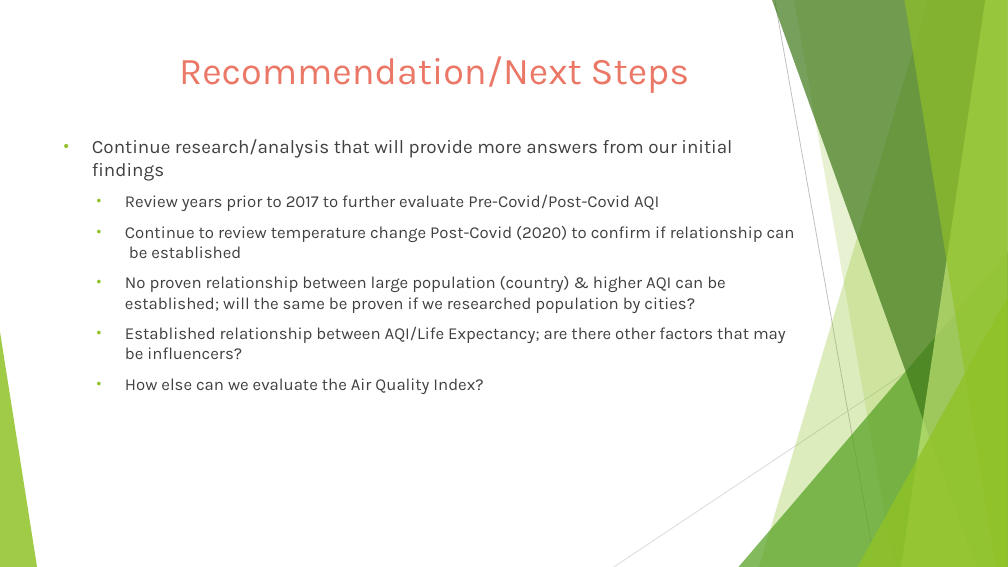
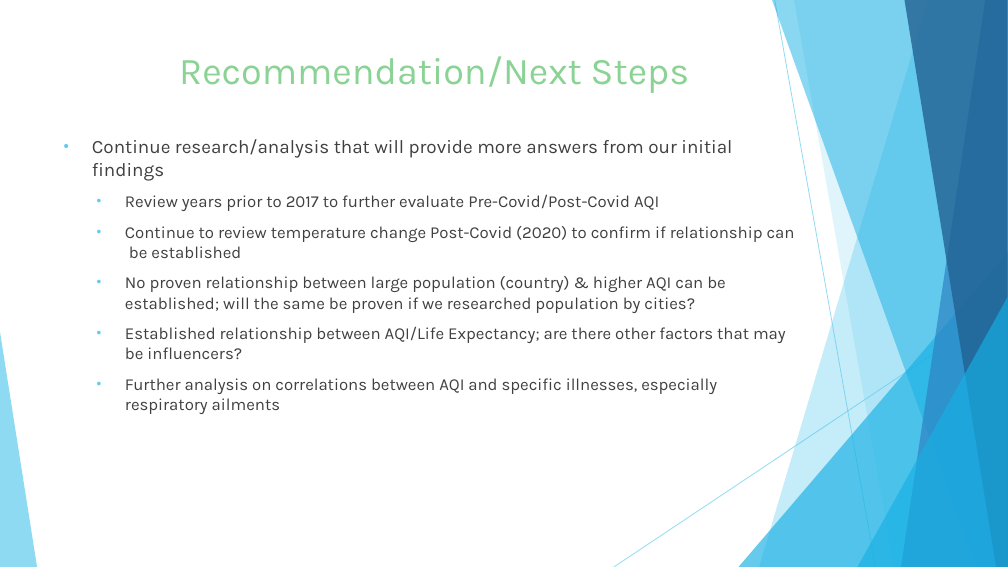
Before and after one commit to Kgyoung01/Project-10, a slide deck: slide 11 of Air Quality Index Analysis Presentation.pptx. Drawn at 1008x567 pixels with LibreOffice and Linux fonts; fonts in the diff are those of the drawing. Boxes give left, top, right and bottom in pixels: in the first picture for what was removed or moved away, otherwise in the second. Text is boxed around its words. In the diff, an @@ line names an element or a change of style, - is before the commit and + after.

```diff
--- a/Air Quality Index Analysis Presentation.pptx
+++ b/Air Quality Index Analysis Presentation.pptx
@@ freeform shape at <box>759,0,1008,567</box>: fill #90C226 at 30% opacity to #5FCBEF at 36% opacity @@
@@ freeform shape at <box>772,0,1008,567</box>: fill #3F7819 at 70% opacity to #17B0E4 at 50% opacity @@
@@ line (775, 0) - (876, 567): stroke #BFBFBF 0.75 pt to #5FCBEF 0.75 pt @@
@@ freeform shape at <box>794,0,1008,567</box>: fill #90C226 at 20% opacity to #5FCBEF at 20% opacity @@
@@ freeform shape at <box>901,0,1008,567</box>: fill #C0E474 at 70% opacity to #2E83C3 at 70% opacity @@
@@ freeform shape at <box>904,0,1008,567</box>: fill #90C226 at 65% opacity to #226292 at 80% opacity @@
@@ title "Recommendation/Next Steps" at <box>179,56,689,93</box>: text colour #EB7766 to #8AD394 @@
@@ text at <box>92,139,795,359</box>: bullet colour #90C226 to #5FCBEF @@
@@ triangle at <box>739,252,1008,567</box>: fill #54A021 at 72% opacity to #17B0E4 at 66% opacity @@
@@ triangle at <box>858,297,1008,567</box>: fill #90C226 at 80% opacity to #17B0E4 at 66% opacity @@
@@ line (1008, 305) - (614, 567): stroke #D9D9D9 0.75 pt to #5FCBEF 0.75 pt @@
@@ triangle at <box>0,332,37,567</box>: fill #90C226 at 85% opacity to #5FCBEF at 70% opacity @@
@@ text at <box>125,378,717,414</box>: text changed @@
-  • How else can we evaluate the Air Quality Index?
+  • Further analysis on correlations between AQI and specific illnesses, especially respiratory ailments
```
Also in this commit, not shown: 10 other slides changed.
